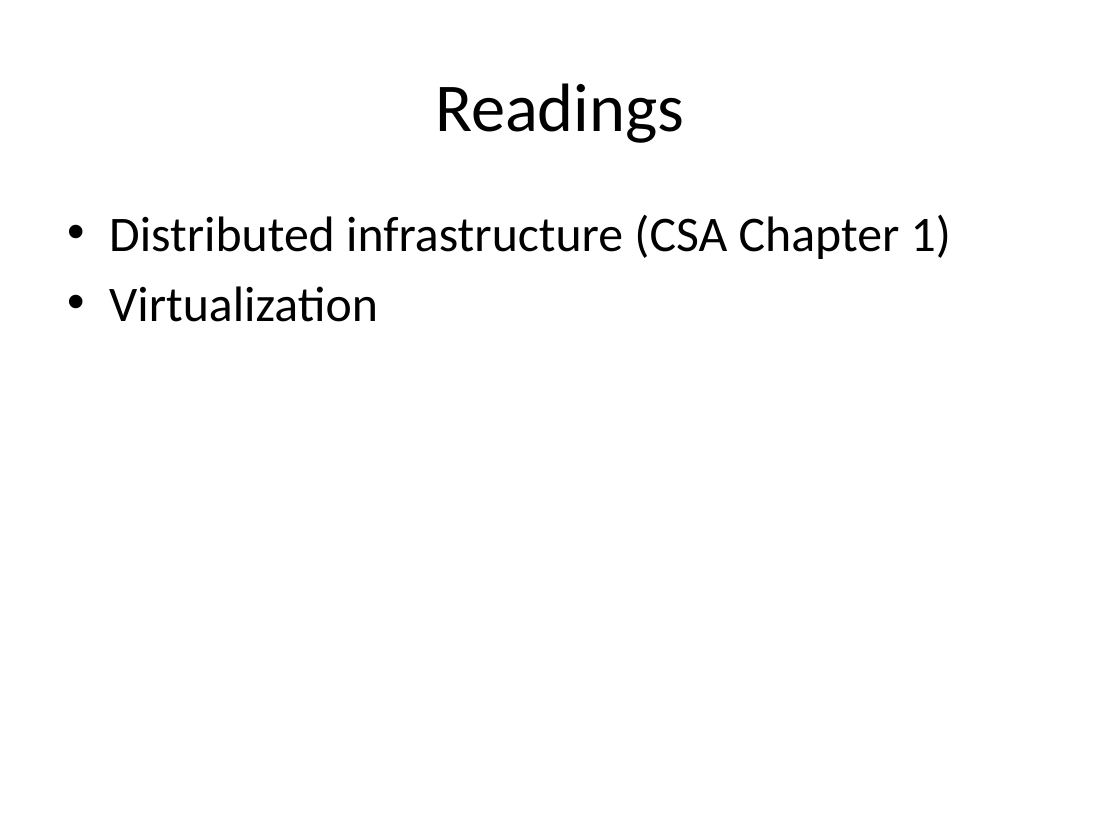
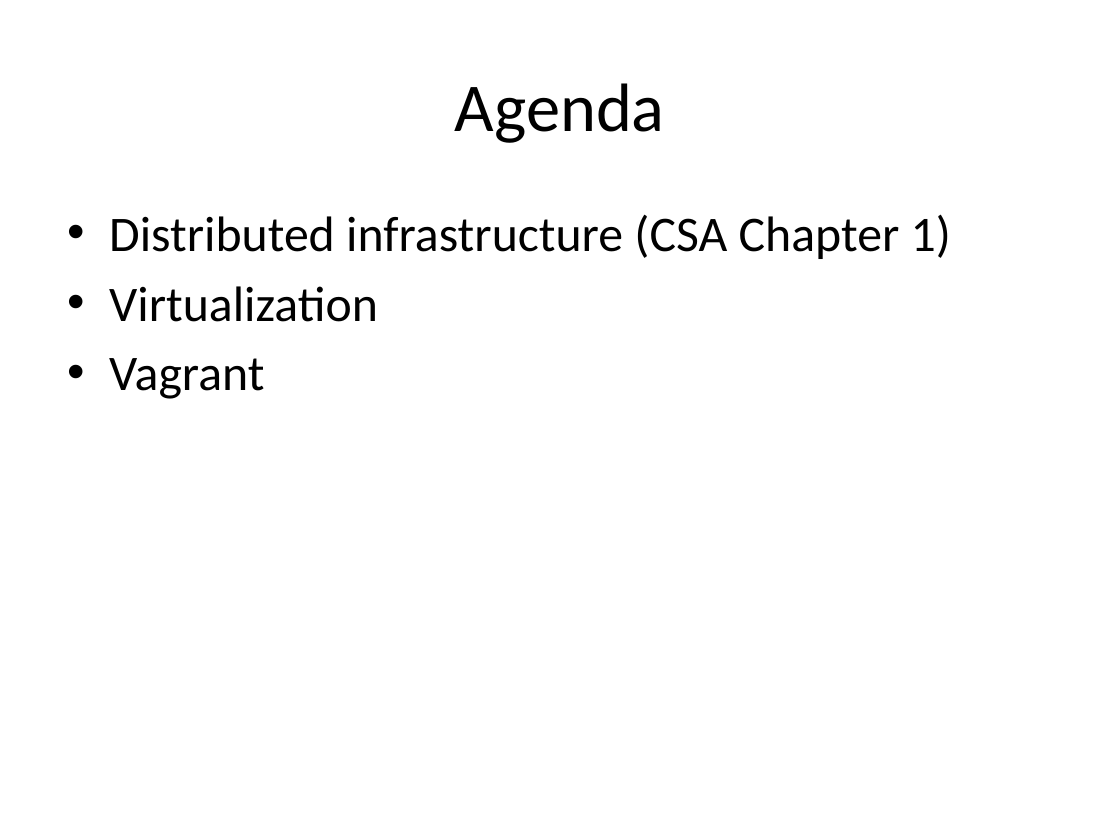
Before and after one commit to jasondbaker/infrastructure-class, a slide deck: slide 2 of infrastructure-week-3.pptx. Drawn at 1120x840 pixels with LibreOffice and Linux fonts; fonts in the diff are those of the drawing. Boxes give left, top, right and bottom in pixels: in the first picture for what was removed or moved away, otherwise in the second. Text is boxed around its words. In the diff, an @@ line names an element or a change of style, - is before the commit and + after.

```diff
--- a/infrastructure-week-3.pptx
+++ b/infrastructure-week-3.pptx
@@ title at (455,83,665,143): text changed @@
-Readings
+Agenda
@@ text at (109,358,264,399): paragraph added @@
+• Vagrant
```
Also in this commit, not shown: 2 other slides changed, 24 slides added, 1 slide removed, 6 other files.
